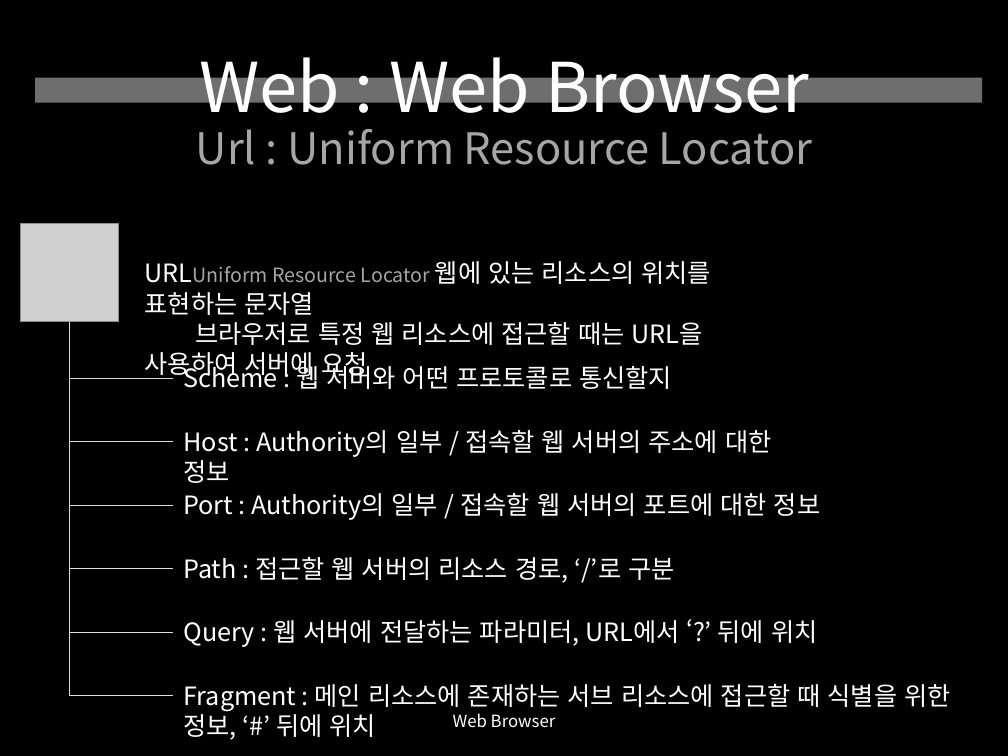
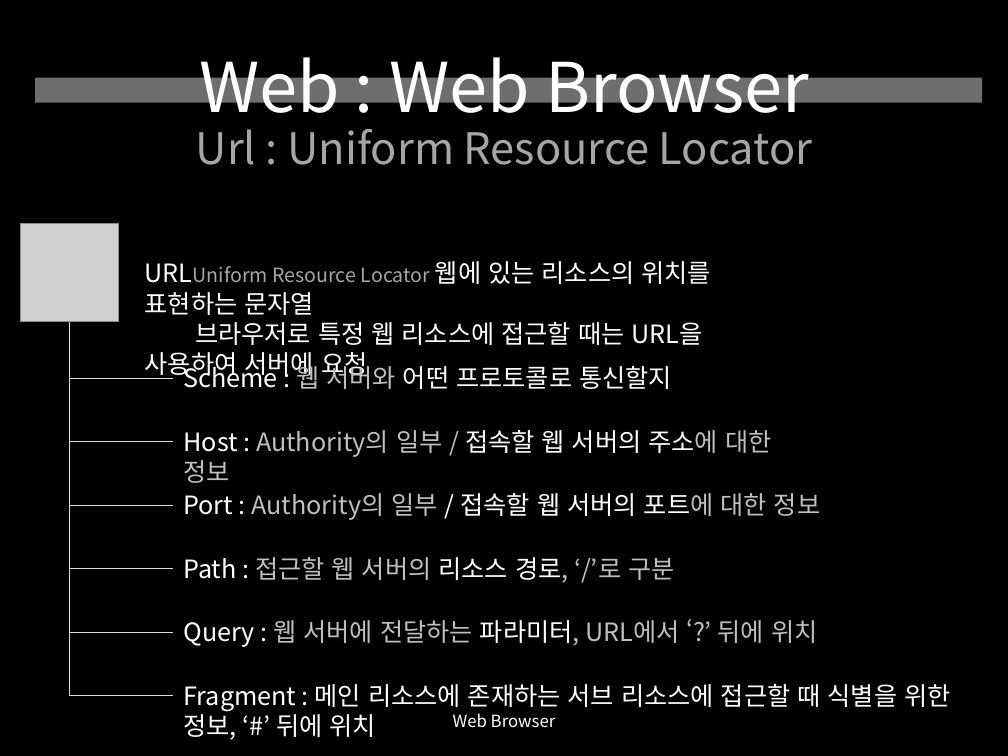
Before and after one commit to yusooo/Hacking, a slide deck: slide 11 of 웹해킹 정리.pptx. Drawn at 1008x756 pixels with LibreOffice and Linux fonts; fonts in the diff are those of the drawing; grey boxes stand for pictures. Boxes give left, top, right and bottom in pixels: in the first picture for what was removed or moved away, otherwise in the second. Text is boxed around its words. In the diff, an @@ line names an element or a change of style, - is before the commit and + after.

```diff
--- a/웹해킹 정리.pptx
+++ b/웹해킹 정리.pptx
@@ text "Scheme : 웹 서버와 어떤 ..." at [183, 362, 672, 389]: text colour #FFFFFF to #BFBFBF in "웹 서버와" @@
@@ text "Host : Authority의 일부 / ..." at [183, 430, 771, 483]: text colour #FFFFFF to #BFBFBF in "Authority의 일부 / 주소에 대한 정보" @@
@@ text "Port : Authority의 일부 / ..." at [183, 493, 820, 520]: text colour #FFFFFF to #BFBFBF in "Authority의 일부 포트에 대한 정보" @@
@@ text "Path : 접근할 웹 서버의 ..." at [183, 557, 674, 583]: text colour #FFFFFF to #BFBFBF in "접근할 웹 서버의 경로, ‘/’로 구분" @@
@@ text "Query : 웹 서버에 전달하는 ..." at [183, 620, 817, 647]: text colour #FFFFFF to #BFBFBF in "웹 서버에 전달하는 파라미터, URL에서 ‘?’ 뒤에 ..." @@
```
Also in this commit, not shown: 1 other slide changed, 12 slides added.
